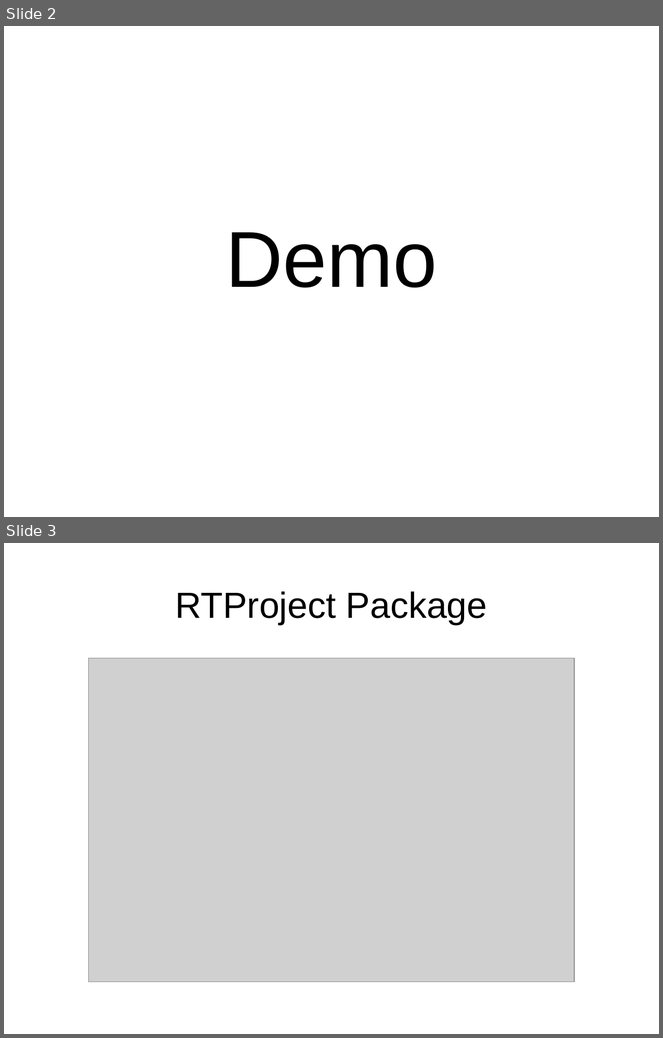
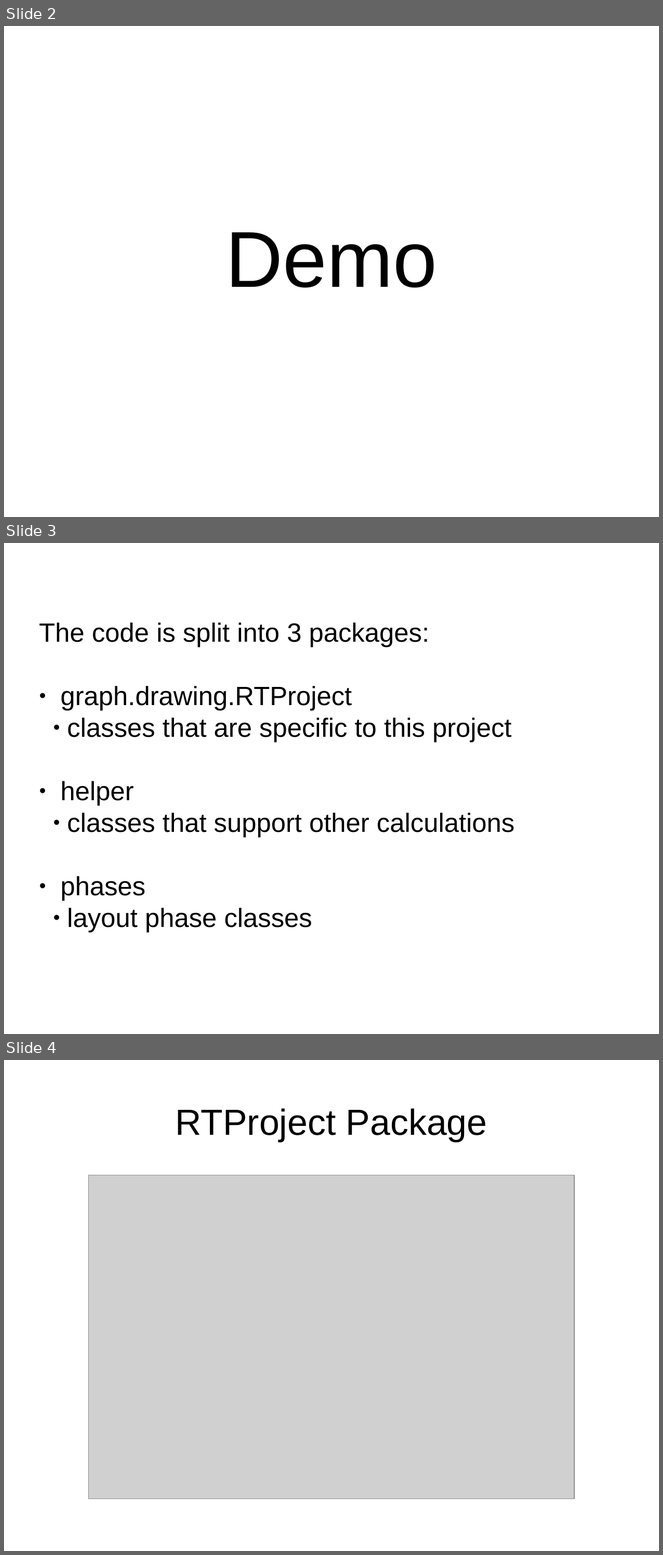
Before and after one commit to jnccd/graph-draw-project, a slide deck: präsentation.odp. Shown one above the other, each under a label of ours: slides 2 and 3 before the commit, slides 2, 3 and 4 after it. The pictures are 663x1038 and 663x1555 pixels, drawn with LibreOffice and Linux fonts; fonts in the diff are those of the drawing; grey boxes stand for pictures. Boxes give left, top, right and bottom in pixels: in the first picture for what was removed or moved away, otherwise in the second. Text is boxed around its words. In the diff, an @@ line names an element or a change of style, - is before the commit and + after.

```diff
--- a/präsentation.odp
+++ b/präsentation.odp
@@ slide 3 added at [4, 543, 659, 1034], background #FFFFFF @@
@@ subtitle added at [39, 623, 515, 933], 32 pt, text #000000 @@
+The code is split into 3 packages:
+● graph.drawing.RTProject
+  ● classes that are specific to this project
+● helper
+  ● classes that support other calculations
+● phases
+  ● layout phase classes
@@ what was slide 3 is now slide 4 @@
```
Also in this commit, not shown: 2 slides changed.
